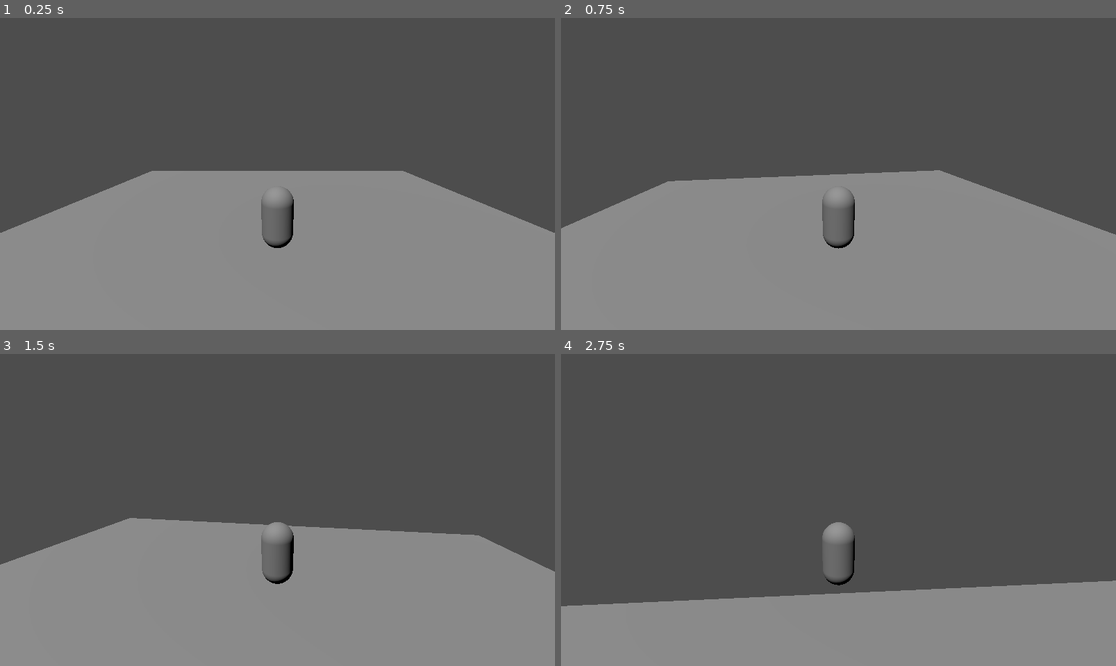
Above: before the commit, frames 1-4 (two rows, left to right).
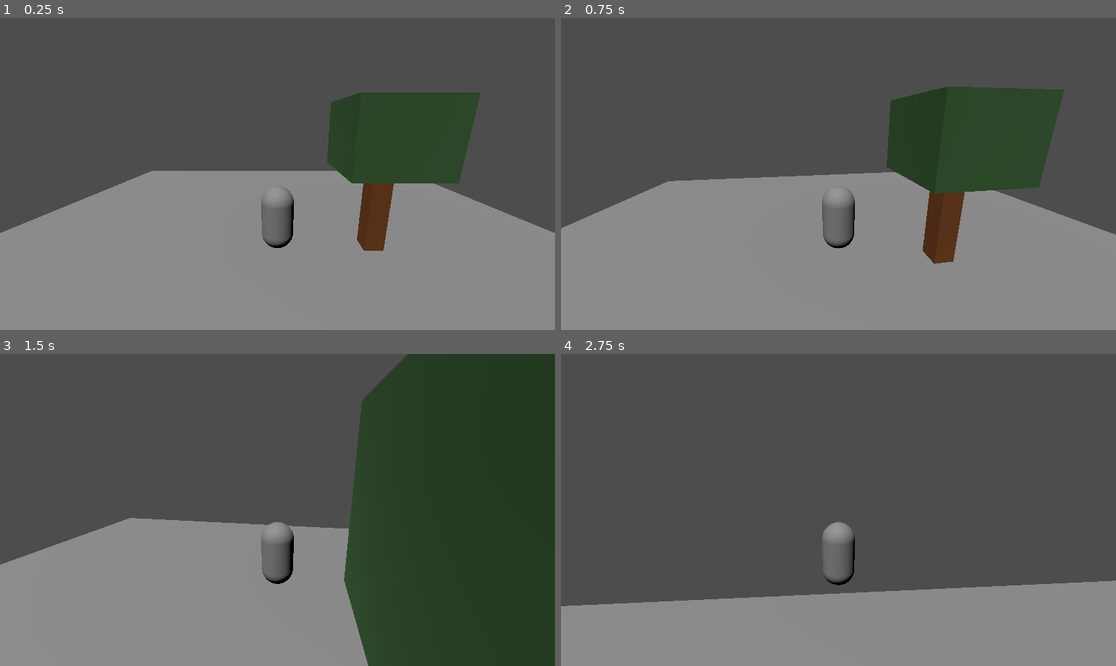
Above: after the commit, the same moments.

Repository: MajorDragonfly/voxelverse
Game: Godot game, scene res://main/main.tscn
Two runs of this game, one before a commit and one after it. Both use one fixed random seed, a clock stepped at 60 frames per second and the inputs below.
Inputs (mouse positions are in pixels of both pictures, inside the frame that each line leads up to):
- Up to frame 1 (0.25 s): no input
- Up to frame 2 (0.75 s): tap Enter at 0.5 s; move the mouse to (866, 174) at 0.52 s; hold W (move_forward) from 0.53 s (still down); click (866, 174) at 0.67 s
- Up to frame 3 (1.5 s): keep holding W (move_forward); tap Space (jump) at 0.77 s; move the mouse to (249, 510) at 1.27 s
- Up to frame 4 (2.75 s): keep holding W (move_forward); tap Space (jump) at 1.52 s; move the mouse to (849, 503) at 2.02 s

The runs differ from the first frame. In frame 1, 8.3% of the frame differs, in the area x 58-87%, y 23-75%; in frame 2, 11%; in frame 3, 35%, in the area x 61-100%, y 0-100%; in frame 4, nothing differs.

Commit message:
Add first tree resource

Diff:
--- a/main/main.tscn
+++ b/main/main.tscn
@@ -1,6 +1,7 @@
 [gd_scene format=3 uid="uid://c87q8cyvxsccx"]
 
 [ext_resource type="PackedScene" uid="uid://cflvob4gek5k0" path="res://creatures/player/player.tscn" id="1_53q0u"]
+[ext_resource type="PackedScene" uid="uid://bnfy5o45ngga0" path="res://world/resources/trees/tree.tscn" id="2_pjrb6"]
 
 [sub_resource type="BoxMesh" id="BoxMesh_4hihk"]
 size = Vector3(20, 0.5, 20)
@@ -23,3 +24,5 @@
 
 [node name="Player" parent="." unique_id=840536578 instance=ExtResource("1_53q0u")]
 transform = Transform3D(1, 0, 0, 0, 1, 0, 0, 0, 1, 0, 1.25, 0)
+
+[node name="Tree" parent="." unique_id=45007494 instance=ExtResource("2_pjrb6")]
--- /dev/null
+++ b/world/resources/trees/tree.tscn
@@ -0,0 +1,33 @@
+[gd_scene format=3 uid="uid://bnfy5o45ngga0"]
+
+[sub_resource type="StandardMaterial3D" id="StandardMaterial3D_b7dy5"]
+albedo_color = Color(0.47161734, 0.24787232, 0.06914915, 1)
+
+[sub_resource type="BoxMesh" id="BoxMesh_g8a04"]
+size = Vector3(0.6, 3, 0.6)
+
+[sub_resource type="StandardMaterial3D" id="StandardMaterial3D_2fexb"]
+albedo_color = Color(0.21176471, 0.3764706, 0.19215687, 1)
+
+[sub_resource type="BoxMesh" id="BoxMesh_kjhwa"]
+size = Vector3(2.5, 2, 2.5)
+
+[sub_resource type="BoxShape3D" id="BoxShape3D_v03q1"]
+size = Vector3(0.6, 3, 0.6)
+
+[node name="Tree" type="StaticBody3D" unique_id=45007494]
+transform = Transform3D(1, 0, 0, 0, 1, 0, 0, 0, 1, 3, 0.25, 0)
+
+[node name="TrunkMesh" type="MeshInstance3D" parent="." unique_id=44426230]
+transform = Transform3D(1, 0, 0, 0, 1, 0, 0, 0, 1, 0, 1.5, 0)
+material_override = SubResource("StandardMaterial3D_b7dy5")
+mesh = SubResource("BoxMesh_g8a04")
+
+[node name="CrownMesh" type="MeshInstance3D" parent="." unique_id=1654263561]
+transform = Transform3D(1, 0, 0, 0, 1, 0, 0, 0, 1, 0, 3.5, 0)
+material_override = SubResource("StandardMaterial3D_2fexb")
+mesh = SubResource("BoxMesh_kjhwa")
+
+[node name="TrunkCollision" type="CollisionShape3D" parent="." unique_id=1441547161]
+transform = Transform3D(1, 0, 0, 0, 1, 0, 0, 0, 1, 0, 1.5, 0)
+shape = SubResource("BoxShape3D_v03q1")
